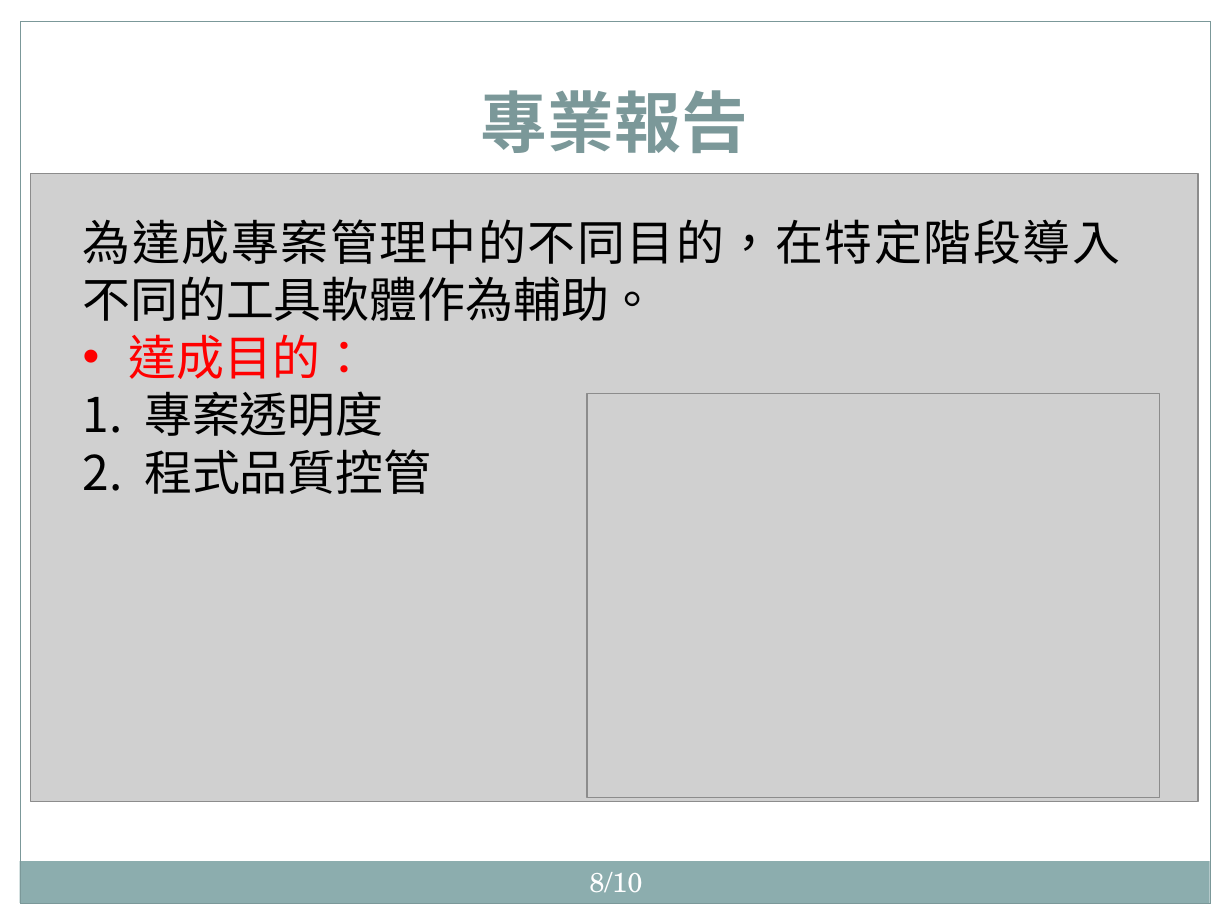
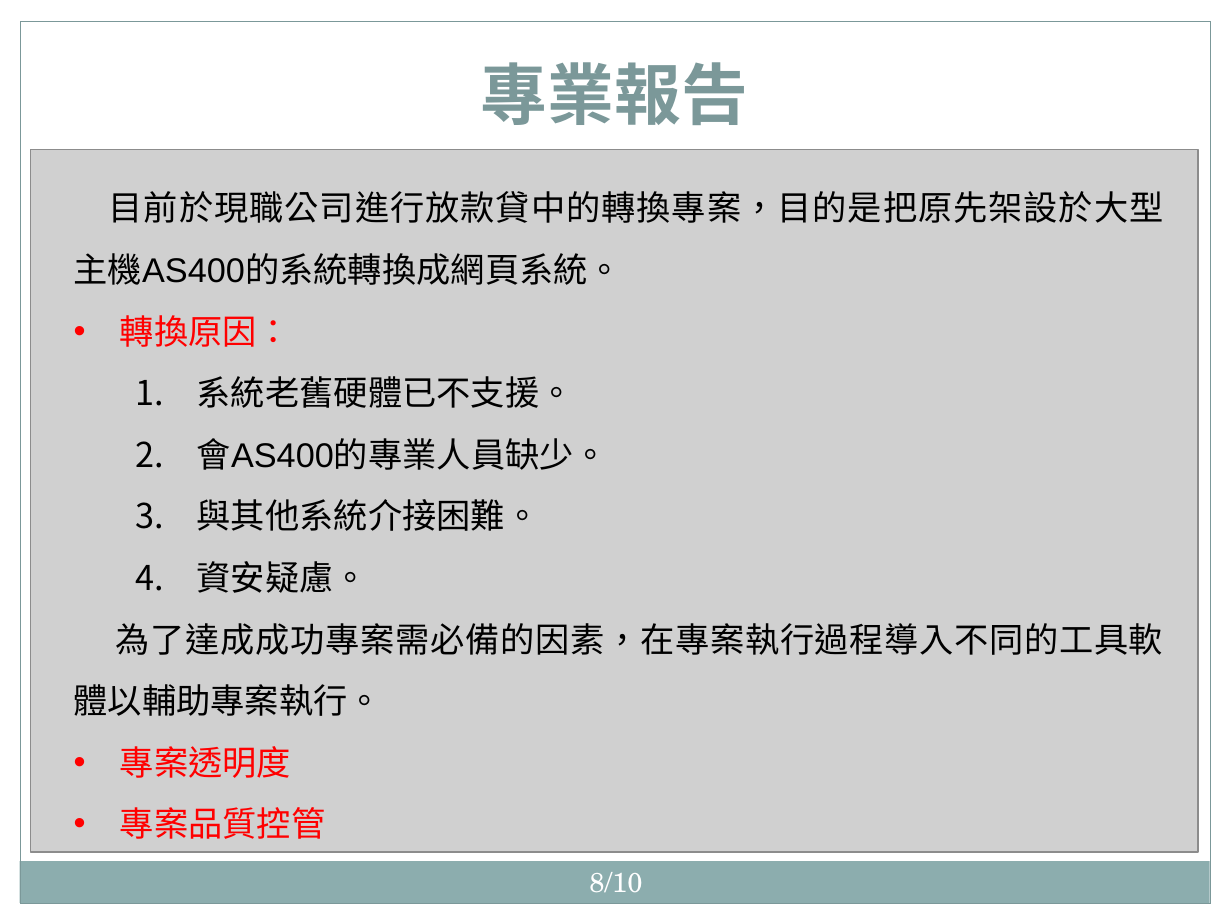
Before and after one commit to hrne/FINAL_REPORT, a slide deck: slide 8 of twu/面試/數據通信分公司_附件CHK-01簡報_1100427_涂宇欣.pptx. Drawn at 1232x924 pixels with LibreOffice and Linux fonts; fonts in the diff are those of the drawing; grey boxes stand for pictures; background and template pictures are left out. Boxes give left, top, right and bottom in pixels: in the first picture for what was removed or moved away, otherwise in the second. Text is boxed around its words. In the diff, an @@ line names an element or a change of style, - is before the commit and + after.

```diff
--- a/twu/面試/數據通信分公司_附件CHK-01簡報_1100427_涂宇欣.pptx
+++ b/twu/面試/數據通信分公司_附件CHK-01簡報_1100427_涂宇欣.pptx
@@ title "專業報告": place and size @@
-title "專業報告" at [481, 90, 748, 153]
+title "專業報告" at [481, 62, 748, 125]
@@ picture: place and size @@
-picture at [31, 174, 1198, 802]
+picture at [31, 150, 1198, 853]
@@ text "目前於現職公司進行放款貸中的轉換專案，目的是把原先架設於大型主機AS400的系統轉換成網頁系統。": place and size @@
-text "目前於現職公司進行放款貸中的轉換專案，目的是把原先架設於大型主機AS400的系統轉換成網頁系統。" at [83, 219, 1120, 494]
+text "目前於現職公司進行放款貸中的轉換專案，目的是把原先架設於大型主機AS400的系統轉換成網頁系統。" at [74, 191, 1164, 839]
@@ text at [74, 191, 1164, 716]: text changed; size 28 to 20 pt; font Noto Sans CJK SC to Arial @@
-為達成專案管理中的不同目的，在特定階段導入不同的工具軟體作為輔助。
-• 達成目的：
+目前於現職公司進行放款貸中的轉換專案，目的是把原先架設於大型主機AS400的系統轉換成網頁系統。
+• 轉換原因：
+  1. 系統老舊硬體已不支援。
+  2. 會AS400的專業人員缺少。
+  3. 與其他系統介接困難。
+  4. 資安疑慮。
+為了達成成功專案需必備的因素，在專案執行過程導入不同的工具軟體以輔助專案執行。
@@ picture removed at [586, 393, 1159, 797] @@
@@ text at [120, 746, 291, 778]: size 28 to 20 pt, font Noto Sans CJK SC to Arial, text colour #000000 to #FF0000 in "專案透明度"; bullet 1. to •; line spacing 1 to 1.5 @@
@@ text at [120, 807, 326, 839]: text changed; size 28 to 20 pt; font Noto Sans CJK SC to Arial; text colour #000000 to #FF0000 @@
-2. 程式品質控管
+• 專案品質控管
@@ page number removed at [1130, 792, 1144, 802] @@
-8
```
Also in this commit, not shown: 8 other slides changed, 1 slide added, 3 other files.
